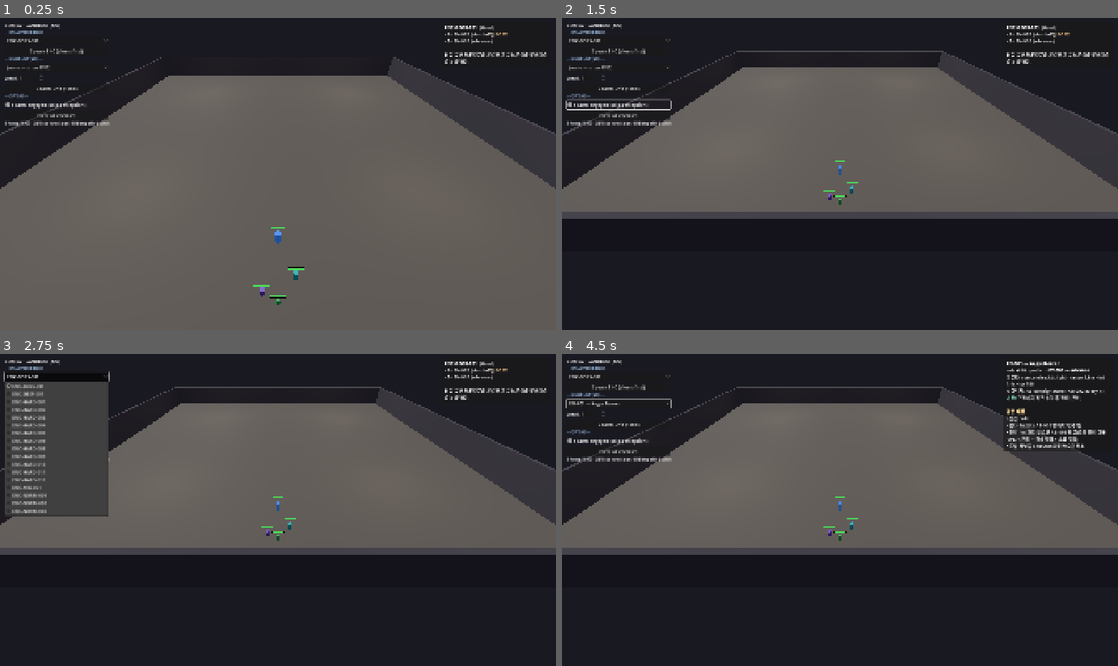
Above: before the commit, frames 1-4 (two rows, left to right).
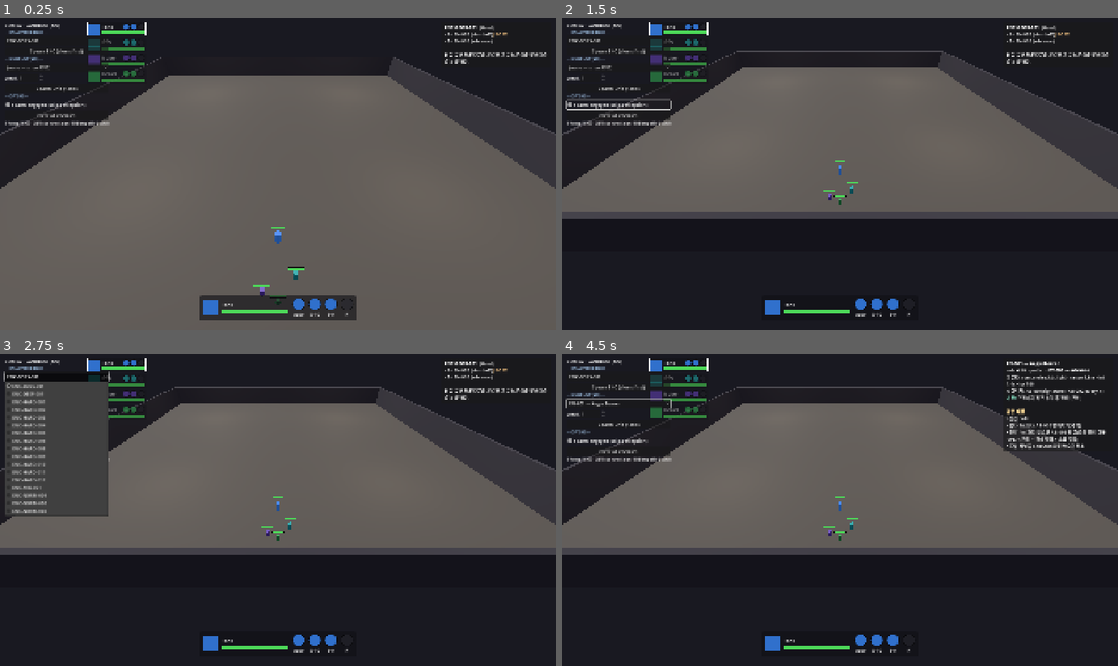
Above: after the commit, the same moments.

Repository: haepari1019/project_tdc_game
Game: Godot game, scene res://scenes/dev/combat_sandbox.tscn
Same seed, same stepped clock (60 frames per second), same inputs: the game is played once before the commit and once after it. This scene is started directly instead of the project's main scene.
Inputs:
- Up to frame 1 (0.25 s): no input
- Up to frame 2 (1.5 s): click "spawn engaged (skip perceptio…" at 0.5 s; click "spawn engaged (skip perceptio…" at 1.25 s
- Up to frame 3 (2.75 s): click "ENC-BOSS-001" at 2 s
- Up to frame 4 (4.5 s): click "Spawn ENC (clears first)" at 2.75 s; click "(none — show ENC)" at 3.5 s; click "Spawn Unit (+add)" at 4.25 s

The runs differ from the first frame. In frame 1, 3.1% of the frame differs, in the area x 15-65%, y 1-97%; in frame 2, 1.4%; in frame 3, 1.1%; in frame 4, 1.4%.

Commit message:
feat: 샌드박스에 게임 HUD(아군 스킬 쿨) 동반
실 shipping HUD를 샌드박스에도 인스턴스:
- UI-002 PartySheet — 파티 4인 HP + Q/E/R sub 쿨 radial (dev 패널 우측 배치).
- UI-003 ControlledSheet — 조작 멤버 Identity 쿨 + Q/E/R 충전/쿨 (하단 중앙).
두 시트 모두 setup()에서 자가 빌드 + 자체 _process 자가 갱신이라 배선 불필요.
아군 스킬 쿨/충전이 게임과 동일하게 표시(Q/E/R 자동장착 스킬북과 연동).
consumable_bar는 inventory_ui 의존이라 제외(note).

검증: 헤드리스 로드 PASS(두 시트 빌드+90프레임 _process tick 무오류). 렌더 F6.
기록: ImplDecisionLog IMPL-DEC-20260619-009 갱신.

Co-Authored-By: Claude Opus 4.8 <noreply@anthropic.com>

Diff:
--- a/scripts/dev/combat_sandbox.gd
+++ b/scripts/dev/combat_sandbox.gd
@@ -8,6 +8,8 @@
 const PartyController := preload("res://scripts/party/party_controller.gd")
 const CombatController := preload("res://scripts/combat/combat_controller.gd")
 const CameraRig := preload("res://scripts/run/controllers/camera_rig.gd")
+const PartySheet := preload("res://scripts/ui/party_sheet.gd")          # UI-002 party HP + sub radials
+const ControlledSheet := preload("res://scripts/ui/controlled_sheet.gd")  # UI-003 Identity + Q/E/R cooldowns
 
 # Skillbooks auto-equipped so Q/E/R subs (incl. Toll Stun for channel-interrupt testing) work
 # without the hub deploy step. slot -> base_ability_id (role gate is bypassed for the sandbox).
@@ -136,8 +138,32 @@
 func _build_ui() -> void:
 	var layer := CanvasLayer.new()
 	add_child(layer)
+	_build_game_hud(layer)      # real in-game HUD (party sheet + controlled skill cooldowns)
 	_build_control_panel(layer)
 	_build_info_panel(layer)
+
+
+## The shipping HUD pieces that show ally skill cooldowns/charges — UI-002 PartySheet (HP + Q/E/R
+## sub radials) + UI-003 ControlledSheet (Identity cooldown + Q/E/R charges/cooldown). Both
+## self-build in setup() + self-update via their own _process. Consumable bar omitted (needs
+## the inventory system). party sheet sits beside the dev panel; char sheet bottom-center (game).
+func _build_game_hud(layer: CanvasLayer) -> void:
+	var party_sheet := Control.new()
+	party_sheet.set_script(PartySheet)
+	party_sheet.position = Vector2(300, 16)   # right of the dev control panel (avoid overlap)
+	layer.add_child(party_sheet)
+	party_sheet.setup(_party.get_members())
+
+	var ctrl_sheet := Control.new()
+	ctrl_sheet.set_script(ControlledSheet)
+	ctrl_sheet.anchor_left = 0.0
+	ctrl_sheet.anchor_right = 1.0
+	ctrl_sheet.anchor_top = 1.0
+	ctrl_sheet.anchor_bottom = 1.0
+	ctrl_sheet.offset_top = -140.0           # bottom strip → its CenterContainer centers = bottom-center
+	ctrl_sheet.offset_bottom = -12.0
+	layer.add_child(ctrl_sheet)
+	ctrl_sheet.setup(_party)
 
 
 ## Top-LEFT control panel — ENC spawn (replace) + single-unit spawn (additive) + shared toggles.
Not shown, changed: docs/impl_decisions/ImplDecisionLog.md
